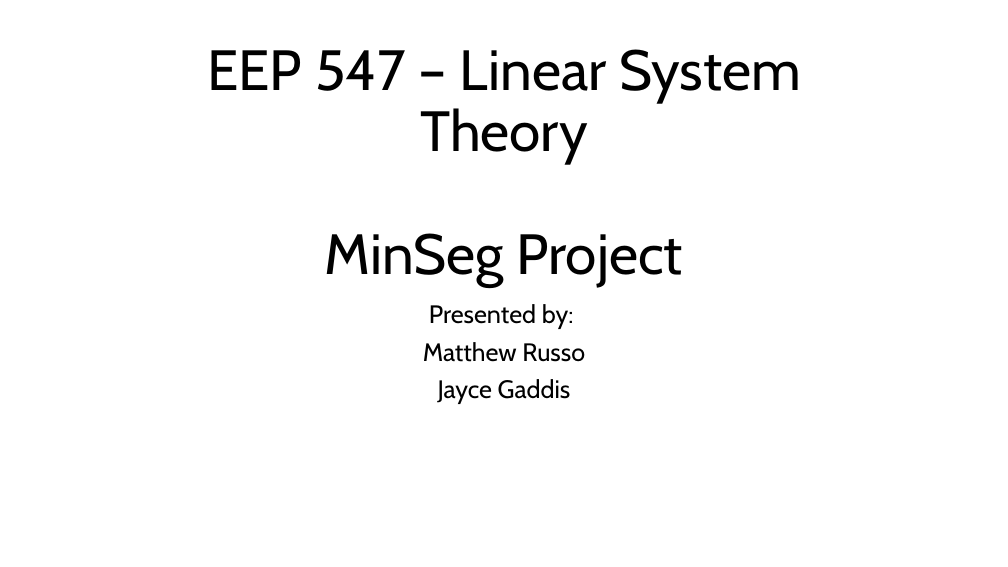
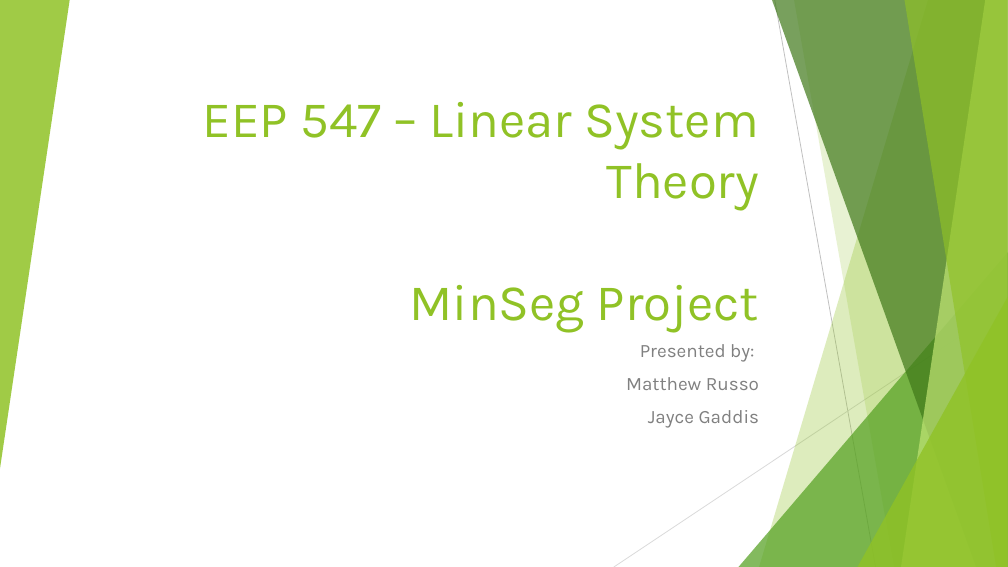
Before and after one commit to mcrusso2/EEP547_Project, a slide deck: slide 1 of Russo_Gaddis_EEP547_project.pptx. Drawn at 1008x567 pixels with LibreOffice and Linux fonts; fonts in the diff are those of the drawing. Boxes give left, top, right and bottom in pixels: in the first picture for what was removed or moved away, otherwise in the second. Text is boxed around its words. In the diff, an @@ line names an element or a change of style, - is before the commit and + after.

```diff
--- a/Russo_Gaddis_EEP547_project.pptx
+++ b/Russo_Gaddis_EEP547_project.pptx
@@ group added at [0, 0, 1008, 567]: 5 freeform shapes, 3 triangles, 2 lines @@
@@ title "EEP 547 – Linear System ...": place and size @@
-title "EEP 547 – Linear System ..." at [207, 49, 801, 286]
+title "EEP 547 – Linear System ..." at [203, 102, 760, 333]
@@ title "EEP 547 – Linear System ..." at [203, 102, 760, 333]: size 54 to 48.6 pt, font Cabin to Karla, text colour #000000 to #90C226; alignment centre to right; line spacing 0.9 to 1 @@
@@ subtitle "Presented by:": place and size @@
-subtitle "Presented by:" at [423, 304, 585, 404]
+subtitle "Presented by:" at [626, 344, 759, 428]
@@ subtitle "Presented by:" at [626, 344, 759, 428]: size 24 to 18 pt, font Cabin to Karla, text colour #000000 to #808080; alignment centre to right; line spacing 0.9 to 1 @@
```
Also in this commit, not shown: 5 other slides changed, 4 slides added, 3 slides removed.
